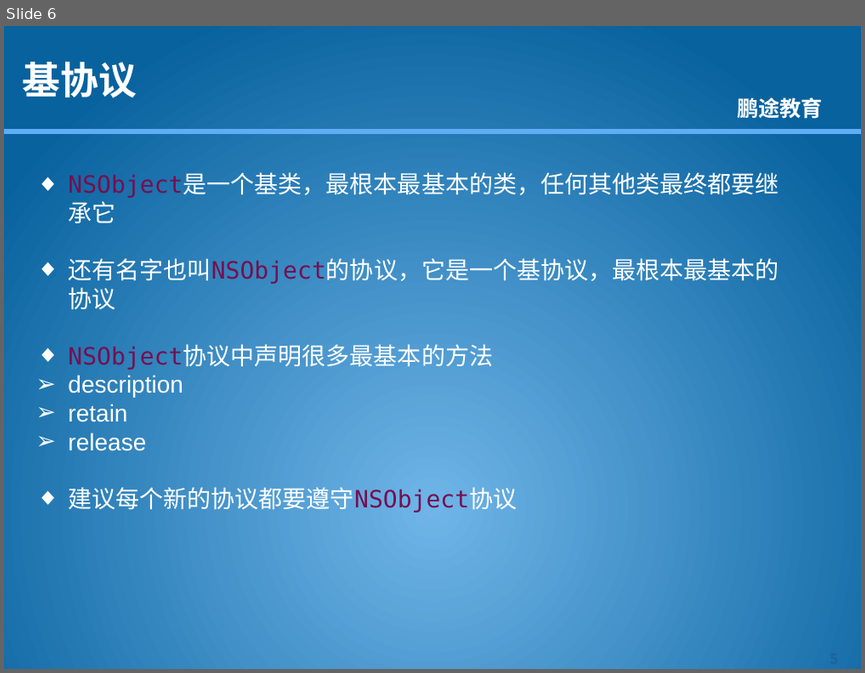
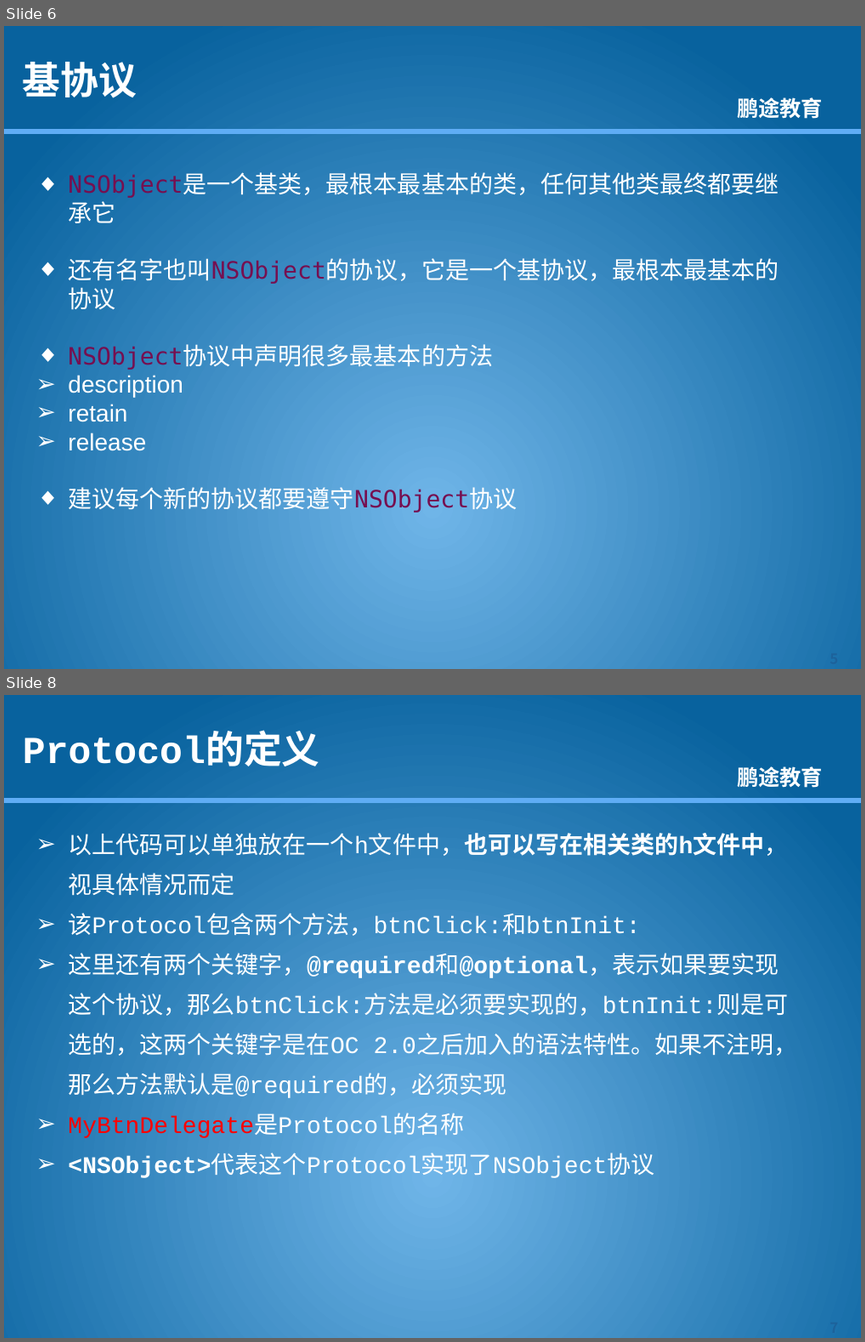
Before and after one commit to kkdmh77/gjh_baoche, a slide deck: 资料/课件/OC/OC语言-4.2-设计模式-委托.pptx. Shown one above the other, each under a label of ours: slide 6 before the commit, slides 6 and 8 after it; the slides between them are not shown. The pictures are 865x673 and 865x1342 pixels, drawn with LibreOffice and Linux fonts; fonts in the diff are those of the drawing; background and template pictures are left out. Boxes give left, top, right and bottom in pixels: in the first picture for what was removed or moved away, otherwise in the second. Text is boxed around its words. In the diff, an @@ line names an element or a change of style, - is before the commit and + after.

```diff
--- a/资料/课件/OC/OC语言-4.2-设计模式-委托.pptx
+++ b/资料/课件/OC/OC语言-4.2-设计模式-委托.pptx
@@ slide 8 added at [4,695,861,1338], background picture (left out); not listed: 2 template elements that a slide beside it also shows @@
@@ title added at [23,736,320,766], 32 pt, text #FFFFFF, bold @@
+Protocol的定义
@@ text added at [68,833,798,1179], 20 pt, text #FFFFFF @@
+➢ 以上代码可以单独放在一个h文件中，也可以写在相关类的h文件中，视具体情况而定
+➢ 该Protocol包含两个方法，btnClick:和btnInit:
+➢ 这里还有两个关键字，@required和@optional，表示如果要实现这个协议，那么btnClick:方法是必须要实现的，btnInit:则是可选的，这两个关键字是在OC 2.0之后加入的语法特性。如果不注明，那么方法默认是@required的，必须实现
+➢ MyBtnDelegate是Protocol的名称
+➢ <NSObject>代表这个Protocol实现了NSObject协议
@@ page number added at [796,1313,861,1338], 12 pt, text #1D629B, bold @@
+7
```
Also in this commit, not shown: 2 slides changed, 5 other slides added, 54 other files.
